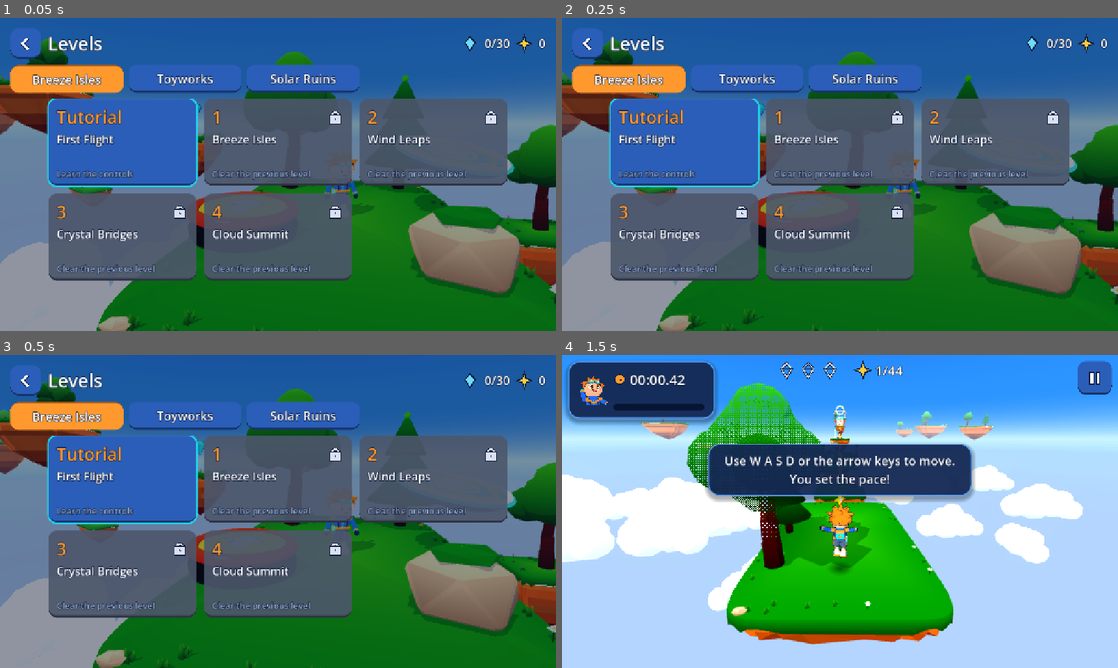
Above: before the commit, frames 1-4 (two rows, left to right).
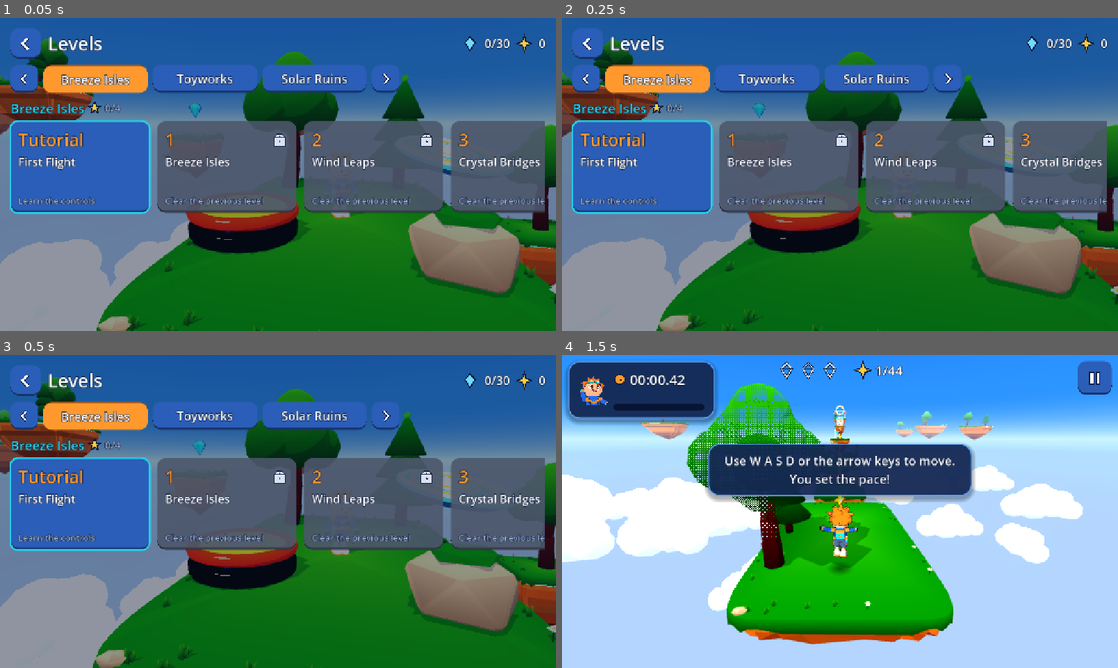
Above: after the commit, the same moments.

Repository: Loadcircle/orbit-runner
Game: Godot game, scene res://scenes/ui/level_select.tscn
Same seed, same stepped clock (60 frames per second), same inputs: the game is played once before the commit and once after it. This scene is started directly instead of the project's main scene. Sound files missing from this copy of the repository are replaced by a short silence.
Inputs (mouse positions are in pixels of both pictures, inside the frame that each line leads up to):
- Up to frame 1 (0.05 s): no input
- Up to frame 2 (0.25 s): no input
- Up to frame 3 (0.5 s): no input
- Up to frame 4 (1.5 s): tap Enter at 0.5 s; move the mouse to (962, 495) at 0.52 s; hold D (move_right) 0.53-1.25 s; hold E (yoyo) 0.53-1.25 s; click (962, 495) at 0.67 s; tap Space (jump) at 0.77, 0.8, 1.07 s; drag from (728, 527) to (812, 574) at 1.27 s

The runs differ from the first frame. In frame 1, 34% of the frame differs, in the area x 1-98%, y 14-84%; in frame 2, 34%; in frame 3, 34%; in frame 4, nothing differs.

Commit message:
Arreglos: selección de niveles deslizable, congelado en la meta y yo-yo en caída
- Selección de niveles: una tira horizontal con todos los mundos, arrastre
  táctil sobre las tarjetas, flechas y pestañas que llevan a cada mundo.
- Al tocar la meta el personaje se detiene en el acto (Player.freeze).
- Yo-yo en caída (más de 3 m/s hacia abajo): el disco se despliega bajo los
  pies y rebota al instante, como un salto aéreo. Bot de campaña 11/11.

Co-Authored-By: Claude Opus 5.5 <noreply@anthropic.com>

Diff:
--- a/orbit_runner_game/scripts/level/level.gd
+++ b/orbit_runner_game/scripts/level/level.gd
@@ -228,7 +228,7 @@
 		return
 	finished = true
 	timer_running = false
-	player.input_enabled = false
+	player.freeze()
 	player.visual.celebrating = true
 	hud.on_finished()
 	AudioDirector.play_sfx(&"goal")
--- a/orbit_runner_game/scripts/player/kinetic_yoyo.gd
+++ b/orbit_runner_game/scripts/player/kinetic_yoyo.gd
@@ -49,6 +49,16 @@
 	_string.visible = true
 	_set_holster_visible(false)
 	AudioDirector.play_sfx(&"yoyo_throw", -3.0, 1.0, 0.05)
+
+
+## Falling throw: unfolds right under the owner's feet and bounces at once.
+func deploy_under(feet: Vector3) -> void:
+	_from = feet
+	_to = feet
+	_set_holster_visible(false)
+	AudioDirector.play_sfx(&"yoyo_throw", -3.0, 1.0, 0.05)
+	_deploy()
+	_try_bounce()
 
 
 func recall_instant() -> void:
--- a/orbit_runner_game/scripts/player/player.gd
+++ b/orbit_runner_game/scripts/player/player.gd
@@ -14,6 +14,9 @@
 signal slid
 signal bounced(source: StringName)
 signal yoyo_thrown
+
+## Below this vertical speed an air throw unfolds the disc under the feet.
+const FALLING_YOYO_SPEED := 3.0
 
 @export var tuning: MovementTuning
 
@@ -44,6 +47,8 @@
 var _was_on_floor := true
 var _fall_speed := 0.0
 var _wind_frames := 0
+## Set when the goal is reached: the character stops dead where it touched it.
+var _frozen := false
 ## Brief protection after respawning so stale trigger overlaps (hazards,
 ## trampolines) from the previous position cannot act on the new one.
 var _spawn_grace := 0.0
@@ -63,7 +68,7 @@
 
 
 func _physics_process(delta: float) -> void:
-	if is_dead:
+	if is_dead or _frozen:
 		velocity = Vector3.ZERO
 		return
 	_spawn_grace = maxf(_spawn_grace - delta, 0.0)
@@ -264,6 +269,14 @@
 			target = hit.position - facing * 1.3 - Vector3.UP * 0.5
 	else:
 		yoyo_charges -= 1
+		if velocity.y < -FALLING_YOYO_SPEED:
+			# Already falling: a thrown disc would be left above. Unfold it under
+			# the feet instead, which works as an air jump.
+			yoyo.deploy_under(global_position + Vector3.DOWN * 0.1)
+			throw_timer = 0.3
+			Progress.add_stat(&"yoyo_throws", 1, false)
+			yoyo_thrown.emit()
+			return
 		target = global_position + h * tuning.yoyo_air_lead - Vector3.UP * tuning.yoyo_air_drop
 	yoyo.throw(origin, target)
 	throw_timer = 0.3
@@ -297,7 +310,7 @@
 
 ## Vertical launch from trampolines and the yo-yo disc. Restores air actions.
 func bounce(vertical_speed: float, source: StringName) -> void:
-	if is_dead or is_spawn_protected():
+	if is_dead or _frozen or is_spawn_protected():
 		return
 	_end_slide()
 	is_dashing = false
@@ -313,6 +326,8 @@
 
 ## Boost pads: pushes along `direction` and raises the speed cap briefly.
 func apply_boost(direction: Vector3, speed: float) -> void:
+	if _frozen:
+		return
 	var dir := Vector3(direction.x, 0.0, direction.z).normalized()
 	_boost = maxf(_boost, speed - tuning.run_speed)
 	var along := Vector3(velocity.x, 0.0, velocity.z).dot(dir)
@@ -325,6 +340,8 @@
 
 ## Wind columns call this every physics frame while the player is inside.
 func apply_wind(lift: float, max_up_speed: float, delta: float) -> void:
+	if _frozen:
+		return
 	_wind_frames = 2
 	dash_available = true
 	# Air drag inside the current keeps the player in the column (forgiving).
@@ -341,7 +358,7 @@
 
 
 func hurt() -> void:
-	if is_dead or is_spawn_protected():
+	if is_dead or _frozen or is_spawn_protected():
 		return
 	is_dead = true
 	_end_slide()
@@ -371,5 +388,14 @@
 		yoyo.recall_instant()
 
 
+## Goal reached: stop on the spot and ignore hazards, pads and gravity.
+func freeze() -> void:
+	_frozen = true
+	input_enabled = false
+	_end_slide()
+	is_dashing = false
+	velocity = Vector3.ZERO
+
+
 func horizontal_speed() -> float:
 	return Vector2(velocity.x, velocity.z).length()
--- a/orbit_runner_game/scripts/ui/level_select.gd
+++ b/orbit_runner_game/scripts/ui/level_select.gd
@@ -1,10 +1,25 @@
 extends Control
-## Level select by world: unlocked levels, medals, gems and best times.
+## Level select: every level in one horizontal strip, grouped by world. Drag or
+## swipe to browse; the world tabs and the arrows jump between worlds.
+
+## Pointer travel that turns a press into a drag (a drag never opens a level).
+const DRAG_THRESHOLD := 24.0
+## Fling speed decay per second after a swipe.
+const FLING_DAMPING := 5.0
+const CARD_GAP := 18
+const WORLD_GAP := 64
 
 var _world := 0
-var _grid: GridContainer
-var _world_title: Label
+var _offset := 0.0
+var _velocity := 0.0
+var _press_pos := Vector2.ZERO
+var _pressing := false
+var _dragged := false
+var _tween: Tween
+var _view: Control
+var _strip: HBoxContainer
 var _world_tabs: HBoxContainer
+var _sections: Array[Control] = []
 
 
 func _ready() -> void:
@@ -30,29 +45,36 @@
 	header.add_child(UiKit.glyph(IconGlyph.Icon.SPARK, UiKit.GOLD, 34))
 	header.add_child(UiKit.label(str(Progress.sparks()), 28))
 
+	var nav := UiKit.hbox(12)
+	box.add_child(nav)
+	nav.add_child(UiKit.icon_button(IconGlyph.Icon.ARROW_LEFT, func(): _select_world(_world - 1), 64))
 	_world_tabs = UiKit.hbox(12)
-	box.add_child(_world_tabs)
+	nav.add_child(_world_tabs)
 	var catalog := Progress.LEVEL_CATALOG
 	for i in catalog.world_title_keys.size():
 		var world_index := i
 		var b := UiKit.button(tr(catalog.world_title_keys[i]), func(): _select_world(world_index))
 		b.toggle_mode = true
-		b.custom_minimum_size = Vector2(260, 64)
+		b.custom_minimum_size = Vector2(240, 64)
 		_world_tabs.add_child(b)
-
-	var scroll := ScrollContainer.new()
-	scroll.size_flags_vertical = Control.SIZE_EXPAND_FILL
-	scroll.horizontal_scroll_mode = ScrollContainer.SCROLL_MODE_DISABLED
-	box.add_child(scroll)
-	var center := CenterContainer.new()
-	center.size_flags_horizontal = Control.SIZE_EXPAND_FILL
-	scroll.add_child(center)
-	_grid = GridContainer.new()
-	_grid.columns = 3
-	_grid.add_theme_constant_override("h_separation", 18)
-	_grid.add_theme_constant_override("v_separation", 18)
-	center.add_child(_grid)
-	_select_world(_world)
+	nav.add_child(UiKit.icon_button(IconGlyph.Icon.ARROW_RIGHT, func(): _select_world(_world + 1), 64))
+
+	# Clipped viewport with a strip moved by hand: drags work over the cards too.
+	_view = Control.new()
+	_view.clip_contents = true
+	_view.size_flags_vertical = Control.SIZE_EXPAND_FILL
+	_view.mouse_filter = Control.MOUSE_FILTER_IGNORE
+	box.add_child(_view)
+	_strip = UiKit.hbox(WORLD_GAP)
+	_strip.mouse_filter = Control.MOUSE_FILTER_IGNORE
+	_view.add_child(_strip)
+	_build_strip()
+	_view.resized.connect(func(): _set_offset(_offset))
+	_set_offset(0.0)
+	await get_tree().process_frame
+	_set_offset(_world_offset(_world))
+	_update_tabs()
+	UiKit.focus_first(_sections[_world] if _world < _sections.size() else _strip)
 
 
 func handle_back() -> void:
@@ -64,33 +86,156 @@
 	return next.world_index
 
 
+func _build_strip() -> void:
+	var levels := Progress.levels()
+	var catalog := Progress.LEVEL_CATALOG
+	for w in catalog.world_title_keys.size():
+		var section := UiKit.vbox(10)
+		section.mouse_filter = Control.MOUSE_FILTER_IGNORE
+		_strip.add_child(section)
+		_sections.append(section)
+		var world_mastery := Progress.world_mastery(w)
+		var title := UiKit.hbox(10)
+		title.alignment = BoxContainer.ALIGNMENT_BEGIN
+		section.add_child(title)
+		title.add_child(UiKit.label(tr(catalog.world_title_keys[w]), 30, UiKit.CYAN))
+		var star := UiKit.glyph(IconGlyph.Icon.STAR, UiKit.GOLD, 26)
+		star.filled = true
+		title.add_child(star)
+		title.add_child(UiKit.label("%d/%d" % [world_mastery.x, world_mastery.y], 24, UiKit.DIM))
+		var row := UiKit.hbox(CARD_GAP)
+		section.add_child(row)
+		for i in levels.size():
+			if levels[i].world_index == w:
+				row.add_child(_card(i, levels[i]))
+
+
 func _select_world(index: int) -> void:
-	_world = index
+	_world = clampi(index, 0, _sections.size() - 1)
+	_velocity = 0.0
+	_update_tabs()
+	if _tween:
+		_tween.kill()
+	_tween = create_tween()
+	_tween.tween_method(_set_offset, _offset, _world_offset(_world), 0.35) \
+		.set_trans(Tween.TRANS_CUBIC).set_ease(Tween.EASE_OUT)
+
+
+func _update_tabs() -> void:
 	for i in _world_tabs.get_child_count():
-		(_world_tabs.get_child(i) as Button).set_pressed_no_signal(i == index)
-	for child in _grid.get_children():
-		child.queue_free()
-	var levels := Progress.levels()
-	var first: Button
-	for i in levels.size():
-		if levels[i].world_index != index:
-			continue
-		var card := _card(i, levels[i])
-		_grid.add_child(card)
-		if first == null and not card.disabled:
-			first = card
-	if first:
-		UiKit.focus_first(_grid)
+		(_world_tabs.get_child(i) as Button).set_pressed_no_signal(i == _world)
+
+
+## Scroll that puts the start of a world at the left edge.
+func _world_offset(index: int) -> float:
+	if index <= 0 or index >= _sections.size():
+		return 0.0
+	return _sections[index].position.x
+
+
+func _max_offset() -> float:
+	return maxf(_strip.get_combined_minimum_size().x - _view.size.x, 0.0)
+
+
+func _set_offset(value: float) -> void:
+	_offset = clampf(value, 0.0, _max_offset())
+	_strip.position = Vector2(-_offset, 0.0)
+	_strip.size = Vector2(_strip.get_combined_minimum_size().x, _view.size.y)
+
+
+## Highlights the world that fills most of the view after a drag.
+func _sync_world_from_offset() -> void:
+	var centre := _offset + _view.size.x * 0.5
+	for i in _sections.size():
+		var s := _sections[i]
+		if centre >= s.position.x - WORLD_GAP * 0.5 and centre <= s.position.x + s.size.x + WORLD_GAP * 0.5:
+			_world = i
+	if _offset >= _max_offset() - 1.0:
+		_world = _sections.size() - 1
+	elif _offset <= 1.0:
+		_world = 0
+	_update_tabs()
+
+
+func _process(delta: float) -> void:
+	if _pressing or absf(_velocity) < 5.0:
+		return
+	_set_offset(_offset - _velocity * delta)
+	_velocity = move_toward(_velocity, 0.0, absf(_velocity) * FLING_DAMPING * delta + 20.0 * delta)
+	_sync_world_from_offset()
+
+
+func _input(event: InputEvent) -> void:
+	if not is_visible_in_tree():
+		return
+	var pos := Vector2.ZERO
+	var pressed := false
+	var released := false
+	var moved := Vector2.ZERO
+	if event is InputEventScreenTouch and event.index == 0:
+		pos = event.position
+		pressed = event.pressed
+		released = not event.pressed
+	elif event is InputEventMouseButton and event.button_index == MOUSE_BUTTON_LEFT:
+		pos = event.position
+		pressed = event.pressed
+		released = not event.pressed
+	elif event is InputEventMouseButton and event.pressed and event.button_index in [MOUSE_BUTTON_WHEEL_UP, MOUSE_BUTTON_WHEEL_DOWN]:
+		if _view.get_global_rect().has_point(event.position):
+			_select_world(_world + (1 if event.button_index == MOUSE_BUTTON_WHEEL_DOWN else -1))
+		return
+	elif event is InputEventScreenDrag and event.index == 0:
+		pos = event.position
+		moved = event.relative
+	elif event is InputEventMouseMotion and _pressing and not DisplayServer.is_touchscreen_available():
+		pos = event.position
+		moved = event.relative
+	else:
+		return
+	if pressed:
+		_pressing = _view.get_global_rect().has_point(pos)
+		_press_pos = pos
+		_dragged = false
+		_velocity = 0.0
+		if _pressing and _tween:
+			_tween.kill()
+	elif released:
+		if _pressing and _dragged:
+			_sync_world_from_offset()
+			# Swallow the release so the card under the finger does not open.
+			get_viewport().set_input_as_handled()
+		_pressing = false
+	elif _pressing and moved != Vector2.ZERO:
+		if not _dragged and pos.distance_to(_press_pos) > DRAG_THRESHOLD:
+			_dragged = true
+		if _dragged:
+			_set_offset(_offset - moved.x)
+			var dt := maxf(get_process_delta_time(), 1.0 / 120.0)
+			_velocity = lerpf(_velocity, moved.x / dt, 0.5)
+			_sync_world_from_offset()
+
+
+func _scroll_into_view(control: Control) -> void:
+	var left := control.get_global_rect().position.x - _strip.global_position.x
+	var right := left + control.size.x
+	if left < _offset:
+		_set_offset(left - CARD_GAP)
+	elif right > _offset + _view.size.x:
+		_set_offset(right - _view.size.x + CARD_GAP)
+	_sync_world_from_offset()
 
 
 func _card(index: int, info: LevelInfo) -> Button:
 	var unlocked := Progress.is_unlocked(index)
 	var rec := Progress.record(info.id)
 	var card := Button.new()
-	card.custom_minimum_size = Vector2(340, 200)
+	card.custom_minimum_size = Vector2(320, 210)
 	card.disabled = not unlocked
 	card.focus_mode = Control.FOCUS_ALL
+	card.focus_entered.connect(func(): _scroll_into_view(card))
 	card.pressed.connect(func():
+		if _dragged:
+			return
 		AudioDirector.play_sfx(&"ui_confirm")
 		SceneRouter.play_level(index))
 	var inner := UiKit.vbox(6)
